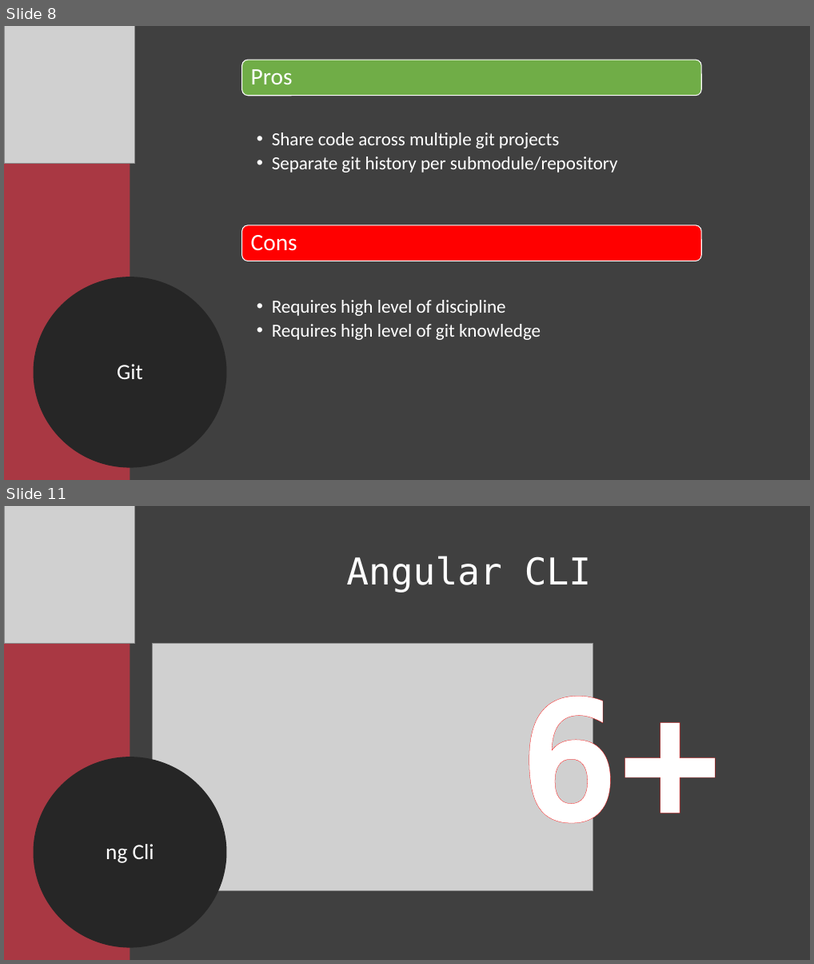
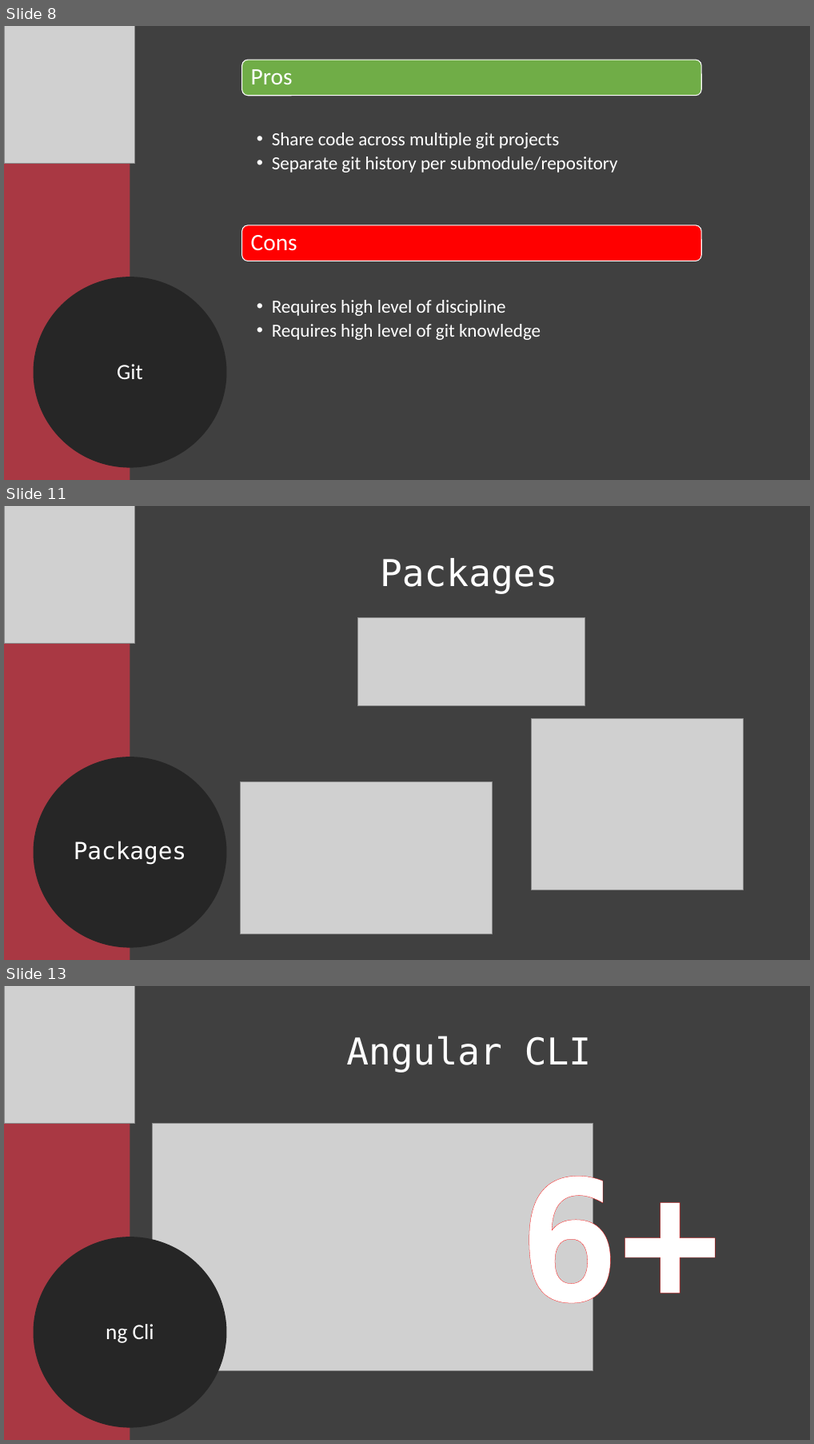
Before and after one commit to Xapuu/programingStuff, a slide deck: ngMeetup.pptx. Shown one above the other, each under a label of ours: slides 8 and 11 before the commit, slides 8, 11 and 13 after it; the slides between them are not shown. The pictures are 814x964 and 814x1444 pixels, drawn with LibreOffice and Linux fonts; fonts in the diff are those of the drawing; grey boxes stand for pictures. Boxes give left, top, right and bottom in pixels: in the first picture for what was removed or moved away, otherwise in the second. Text is boxed around its words. In the diff, an @@ line names an element or a change of style, - is before the commit and + after.

Commit message:
Add packages slide

```diff
--- a/ngMeetup.pptx
+++ b/ngMeetup.pptx
@@ slide 11 added at (x1=4, y1=506, x2=810, y2=960), background #404040 @@
@@ rectangle added at (x1=4, y1=506, x2=130, y2=960), fill #A93843 @@
@@ picture added at (x1=4, y1=506, x2=134, y2=644) @@
@@ text added at (x1=380, y1=558, x2=558, y2=594), 44 pt, text #FFFFFF @@
+Packages
@@ picture added at (x1=358, y1=617, x2=585, y2=706) @@
@@ picture added at (x1=531, y1=718, x2=744, y2=889) @@
@@ ellipse added at (x1=39, y1=763, x2=221, y2=941), fill #262626, outline #262626 13.75 pt, 28 pt, text #FFFFFF @@
+Packages
@@ picture added at (x1=241, y1=782, x2=493, y2=934) @@
@@ what was slide 11 is now slide 13 @@
```
Also in this commit, not shown: 5 slides changed.
